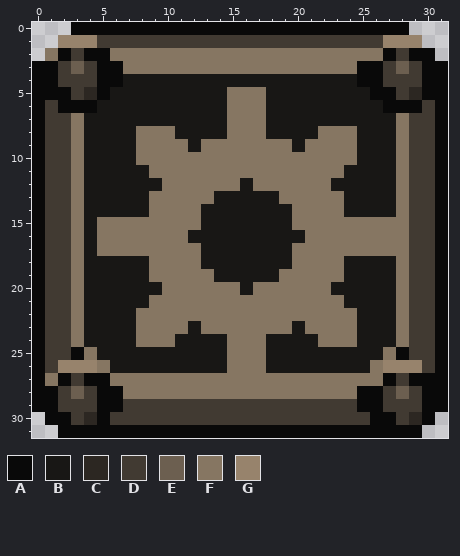
Pixel-art file -- ArtSource/MenuUI/native/GearDisabled.aseprite. Above, as it was before the edit.
32x32 pixels, 1 frame. Colours within 5 levels of each other are drawn and written as one.
Palette (. is transparent): A #090909  B #181715  C #2c2722  D #413a32  E #6c5f50  F #867662  G #97836c
Pixels before, first column x 0:
 0 ...AAAAAAAAAAAAAAAAAAAAAAAAAA...
 1 ..GGGDDDDDDDDDDDDDDDDDDDDDDGGG..
 2 .FADAAFFFFFFFFFFFFFFFFFFFFFADAA.
 3 AADEDAAFFFFFFFFFFFFFFFFFFAADEDAA
 4 AADDDAABBBBBBBBBBBBBBBBBBAADDDAA
 5 AAADCABBBBBBBBBFFFBBBBBBBBAADCAA
 6 ADAAABBBBBBBBBBFFFBBBBBBBBBAAADA
 7 ADDFBBBBBBBBBBBFFFBBBBBBBBBBFDDA
 8 ADDFBBBBFFFBBBBFFFBBBBFFFBBBFDDA
 9 ADDFBBBBFFFFBFFFFFFFBFFFFBBBFDDA
10 ADDFBBBBFFFFFFFFFFFFFFFFFBBBFDDA
11 ADDFBBBBBFFFFFFFFFFFFFFFBBBBFDDA
12 ADDFBBBBBBFFFFFFBFFFFFFBBBBBFDDA
13 ADDFBBBBBFFFFFBBBBBFFFFFBBBBFDDA
14 ADDFBBBBBFFFFBBBBBBBFFFFBBBBFDDA
15 ADDFBFFFFFFFFBBBBBBBFFFFFFFFFDDA
16 ADDFBFFFFFFFBBBBBBBBBFFFFFFFFDDA
17 ADDFBFFFFFFFFBBBBBBBFFFFFFFFFDDA
18 ADDFBBBBBFFFFBBBBBBBFFFFBBBBFDDA
19 ADDFBBBBBFFFFFBBBBBFFFFFBBBBFDDA
20 ADDFBBBBBBFFFFFFBFFFFFFBBBBBFDDA
21 ADDFBBBBBFFFFFFFFFFFFFFFBBBBFDDA
22 ADDFBBBBFFFFFFFFFFFFFFFFFBBBFDDA
23 ADDFBBBBFFFFBFFFFFFFBFFFFBBBFDDA
24 ADDFBBBBFFFBBBBFFFBBBBFFFBBBFDDA
25 ADDAFBBBBBBBBBBFFFBBBBBBBBBFADDA
26 ADGGGFBBBBBBBBBFFFBBBBBBBBFGGGDA
27 AFADAAFFFFFFFFFFFFFFFFFFFFFADAAA
28 AADEDAAFFFFFFFFFFFFFFFFFFAADEDAA
29 AADDDAADDDDDDDDDDDDDDDDDDAADDDAA
30 .AADCADDDDDDDDDDDDDDDDDDDDAADCA.
31 ..AAAAAAAAAAAAAAAAAAAAAAAAAAAA..
Now the later version:
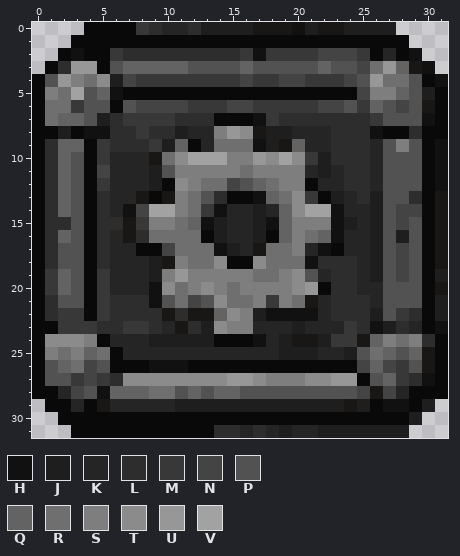
Colours new in this view: H #111111  J #1e1e1e  K #252525  L #2d2d2d  M #383838  N #444444  P #525252  Q #636363  R #6f6f6f  S #7e7e7e  T #8b8b8b  U #979797  V #a2a2a2
The edit:
Changed rows in their new state; - is an unchanged pixel.
first column x 0:
 0 ---.----MLKKLJJJJBBBHJBBJJJJ.---
 1 --.AAAAAAAAAAAAAAAAAAAAAAAAAA.--
 2 -.-H--MLLLLLLLLLMHMMMMNNNMAKAH.-
 3 .-LUU-PQQQQQPPPPQPPPPPQPPNRUQBH.
 4 -PUSRTJNMMMMMMMMNMMNNMMMNPURRP-H
 5 -SRVPQHAAAAAAAAAAAAAAAAAANSSQPJ-
 6 -RRMPPAPNNNNMMMNNMMMMMNNPMQPNPB-
 7 -RQQPJLMMMMLLLAAAHMLLLLLLLMPPPH-
 8 -AJAHHLLMLLJKKSUTBJJKKKLLLHAALA-
 9 -LQQAMLLLMJQAKRRRHJBQKKLLLKPSPAH
10 -LQPAMKKKBRTVVVSSUTVTMJLLLKPPPAH
11 -LQPANKKKJPSSSSSRSSSSKJKLLKPPPAH
12 -LQPAMKKKJATSRRNPQRSSAKKLLKPPPAH
13 -LQPALKK-ABSRPLAAHQRTMAJKLJPPLAB
14 -LQPALKHNVVSRMHKKJKQTVVHKKJPNNAB
15 -LLPALLBMSSRQHJKKJHQSSSHJKJPNPAB
16 -LQPALKBLRRRRAJKKJAQSRQHKKJPJPAB
17 -LPPALKKAANRRRHJK-RRSKHAKKJPNPAB
18 -LPPALKKKJBSRRTAATRRRHLLLKJPNPAB
19 -MQPAMKKKJSUSSSSSRRSTPKLLKJPNPAJ
20 -MQPAMKKKHTRSTSRSSSSTUALLKKPPPAB
21 -LPPAMLLLHPRNPTRRSMSRBKLLLKPPPAJ
22 -LMMAMLLLLBLBBQTSJHHHHKLLLJPMLAJ
23 -AMMMLLMMLKBLJTSSKKKJKKKMLHJLKAH
24 -TTTSAKKKJJJJJAAAHKJ--JMM-QSRSL-
25 -SRSQRAKKKKKKKKKKKKJJJKKJPRQPQB-
26 -PQRNPAAAHHHAAAAAAAAAAAAANQNMPB-
27 -PPMNMLTTTTTTTTUUTSSSTTUUAPQMLH-
28 --KNPHQQQRRPQPQQPPPPPPPPPNBNKA--
29 .-AKABKKKKKJJJJJJJJJJJJJBJ-HHAJ.
30 -.-AA-AAAAAAAAAAAAAAAAAAAA--AJ.-
31 --.-----------LLKLKJKKJJJJJJJ.--
Boxes around the changes in both pictures, in picture pixels (x1, y1, x2, y2):
changed: (32, 22, 448, 438)
